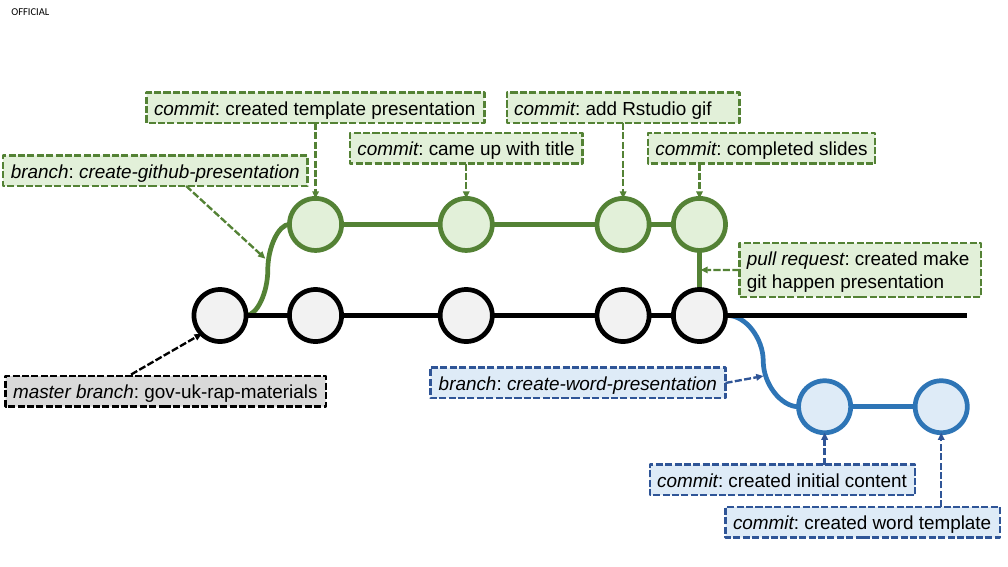
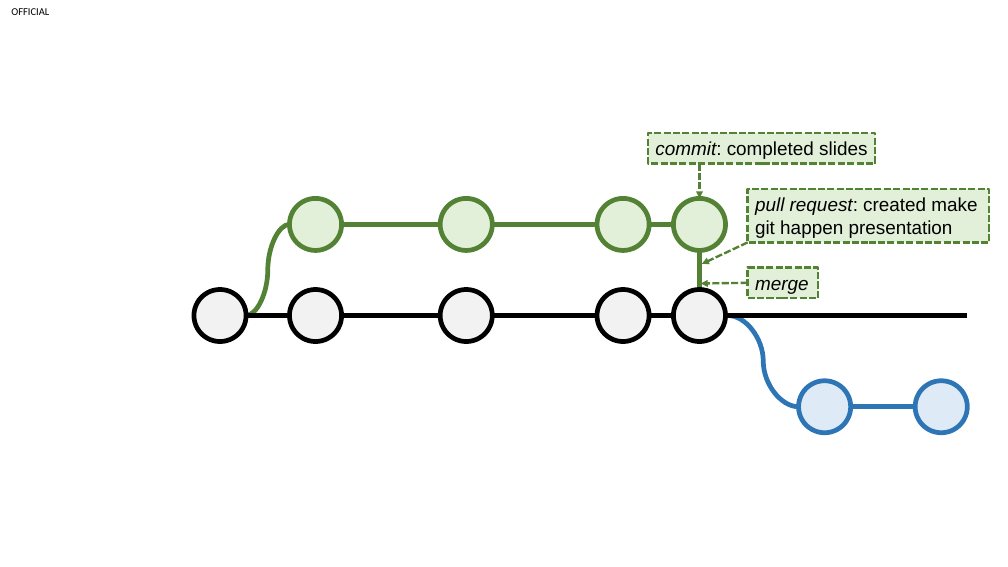
Before and after one commit to datasciencecampus/gov-uk-rap-materials, a slide deck: slide 9 of images/WorkingWithGit/PerfectGitWorking.pptx (slide 1 before the commit). Drawn at 1008x567 pixels with LibreOffice and Linux fonts; fonts in the diff are those of the drawing. Boxes give left, top, right and bottom in pixels: in the first picture for what was removed or moved away, otherwise in the second. Text is boxed around its words. In the diff, an @@ line names an element or a change of style, - is before the commit and + after.

```diff
--- a/images/WorkingWithGit/PerfectGitWorking.pptx
+++ b/images/WorkingWithGit/PerfectGitWorking.pptx
@@ rectangle "pull request: created make git ...": place and size @@
-rectangle "pull request: created make git ..." at [740,243,982,297]
+rectangle "pull request: created make git ..." at [748,189,990,243]
@@ arrow added from (748, 243) to (702, 264), #548235 2.25 pt dashed @@
@@ rectangle added at [748,268,819,298], fill #E2F0D9, outline #548235 2.25 pt dashed, 18 pt, text #000000, italic @@
+merge
@@ arrow moved from (740, 270) - (701, 270) to (748, 283) - (701, 284) @@
@@ group removed at [3,92,1000,538]: 8 rectangles, 8 arrows @@
-master branch: gov-uk-rap-materials
-branch: create-github-presentation
-commit: created template presentation
-commit: came up with title
-commit: add Rstudio gif
-branch: create-word-presentation
-commit: created initial content
-commit: created word template
```
Also in this commit, not shown: 4 other slides changed, 9 other files.
